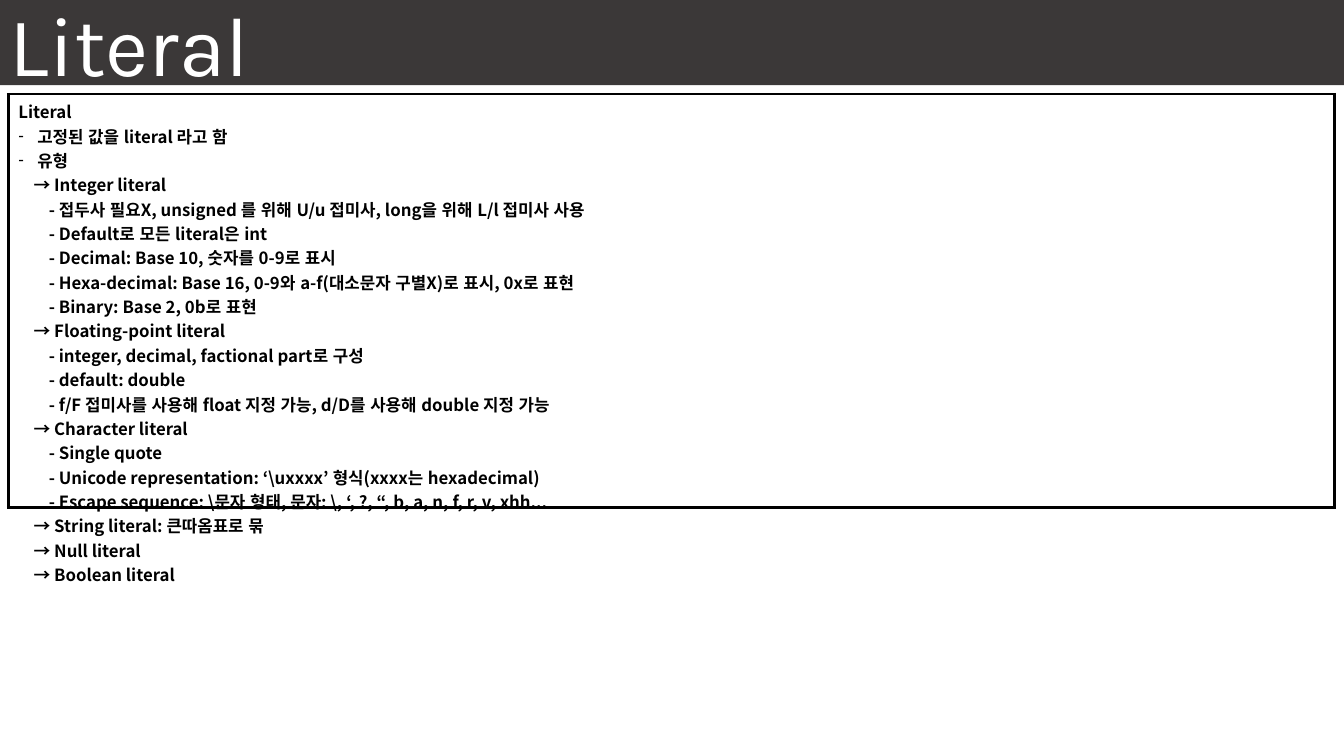
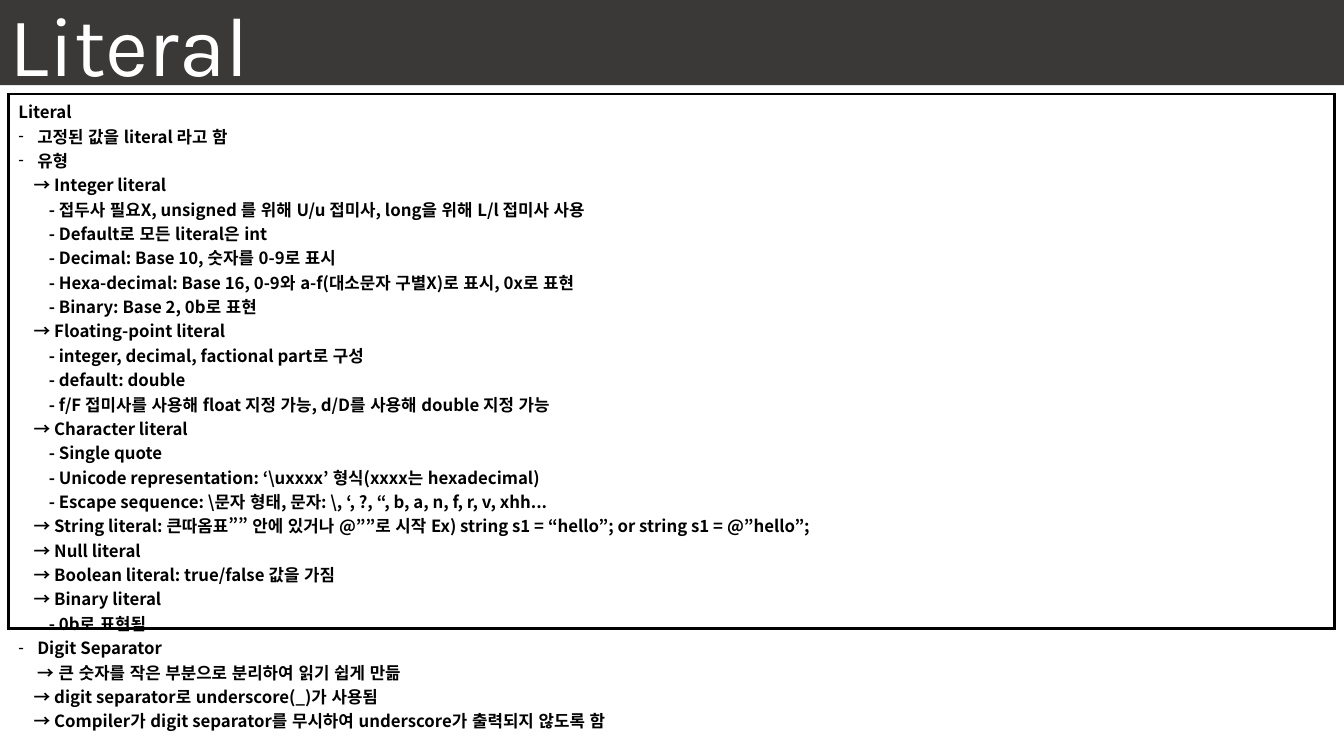
Before and after one commit to seonghokim/Study, a slide deck: slide 12 of Study Material/[KOR] everything in C#.pptx (slide 9 before the commit). Drawn at 1344x756 pixels with LibreOffice and Linux fonts; fonts in the diff are those of the drawing; background and template pictures are left out. Boxes give left, top, right and bottom in pixels: in the first picture for what was removed or moved away, otherwise in the second. Text is boxed around its words. In the diff, an @@ line names an element or a change of style, - is before the commit and + after.

```diff
--- a/Study Material/[KOR] everything in C#.pptx
+++ b/Study Material/[KOR] everything in C#.pptx
@@ table at [8,94,1334,735] @@
-row 1, column 1: Literal / 고정된 값을 literal 라고 함 / 유형 / → Integer literal / - 접두사 필요X, unsigned 를 위해 U/u 접미사, long을 위해 L/l 접미사 사용 / - Default로 모든 literal은 int / - Decimal: Base 10, 숫자를 0-9로 표시 / - Hexa-decimal: Base 16, 0-9와 a-f(대소문자 구별X)로 표시, 0x로 표현 / - Binary: Base 2, 0b로 표현 / → Floating-point literal / - integer, decimal, factional part로 구성 / - default: double / - f/F 접미사를 사용해 float 지정 가능, d/D를 사용해 double 지정 가능 / → Character literal / - Single quote / - Unicode representation: ‘\uxxxx’ 형식(xxxx는 hexadecimal) / - Escape sequence: \문자 형태, 문자: \, ‘, ?, “, b, a, n, f, r, v, xhh... / → String literal: 큰따옴표로 묶 / → Null literal / → Boolean literal
+row 1, column 1: Literal / 고정된 값을 literal 라고 함 / 유형 / → Integer literal / - 접두사 필요X, unsigned 를 위해 U/u 접미사, long을 위해 L/l 접미사 사용 / - Default로 모든 literal은 int / - Decimal: Base 10, 숫자를 0-9로 표시 / - Hexa-decimal: Base 16, 0-9와 a-f(대소문자 구별X)로 표시, 0x로 표현 / - Binary: Base 2, 0b로 표현 / → Floating-point literal / - integer, decimal, factional part로 구성 / - default: double / - f/F 접미사를 사용해 float 지정 가능, d/D를 사용해 double 지정 가능 / → Character literal / - Single quote / - Unicode representation: ‘\uxxxx’ 형식(xxxx는 hexadecimal) / - Escape sequence: \문자 형태, 문자: \, ‘, ?, “, b, a, n, f, r, v, xhh... / → String literal: 큰따옴표”” 안에 있거나 @””로 시작 Ex) string s1 = “hello”; or string s1 = @”hello”; / → Null literal / → Boolean literal: true/false 값을 가짐 / → Binary literal / - 0b로 표현됨 / Digit Separator / → 큰 숫자를 작은 부분으로 분리하여 읽기 쉽게 만듦 / → digit separator로 underscore(_)가 사용됨 / → Compiler가 digit separator를 무시하여 underscore가 출력되지 않도록 함
```
Also in this commit, not shown: 1 other slide changed, 7 slides added.
